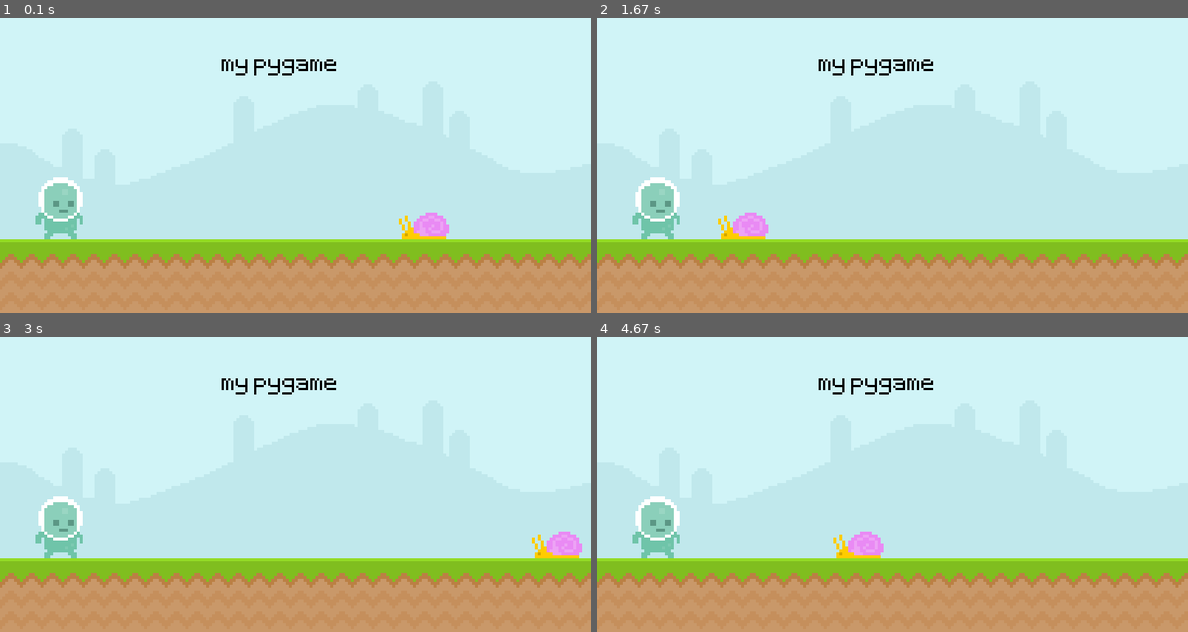
Above: before the commit, frames 1-4 (two rows, left to right).
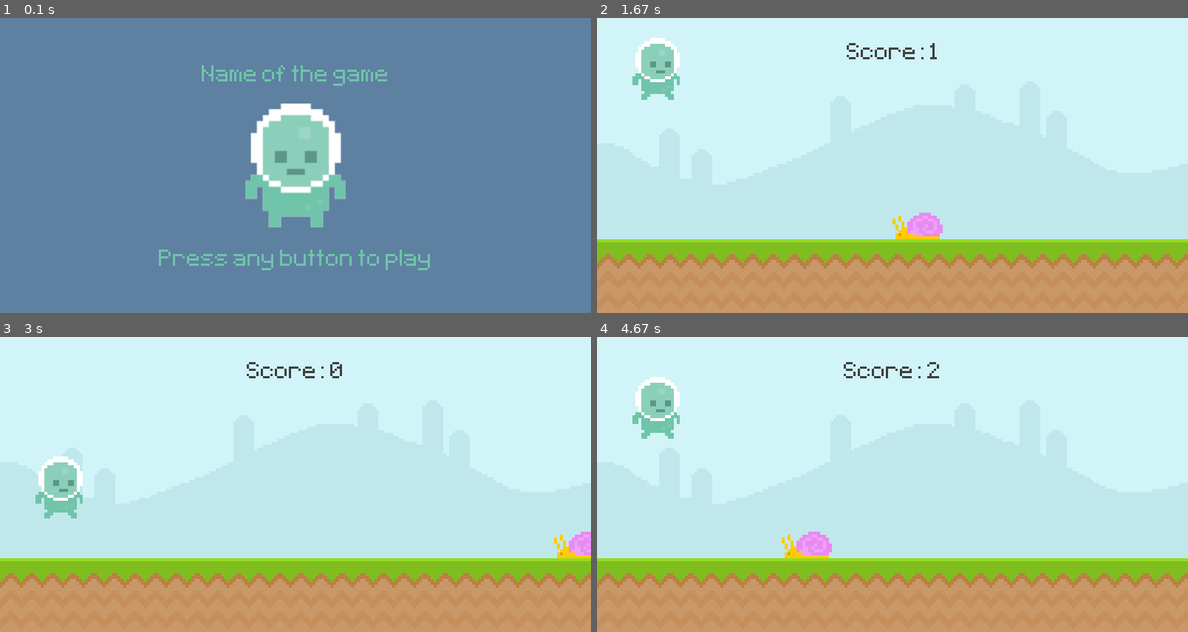
Above: after the commit, the same moments.

Repository: Cubos27/My-first-PyGame
Game: pygame game, started from first_pygame.py
Two runs of this game, one before a commit and one after it. Both use one fixed random seed, a clock stepped at 60 frames per second and the inputs below.
Inputs (mouse positions are in pixels of both pictures, inside the frame that each line leads up to):
- Up to frame 1 (0.1 s): no input
- Up to frame 2 (1.67 s): tap Space at 0.33, 0.67, 1.07, 1.37 s
- Up to frame 3 (3 s): tap Space at 1.9, 2.2, 2.4, 2.83 s; click (59, 525) at 2.95 s
- Up to frame 4 (4.67 s): tap Space at 3.63, 4.47 s

The runs differ from the first frame. In frame 1, 100% of the frame differs, in the area x 0-100%, y 0-100%; in frame 2, 4.2%; in frame 3, 3.4%; in frame 4, 4.2%.

Commit message:
2:20 hours of the video

Diff:
--- a/first_pygame.py
+++ b/first_pygame.py
@@ -1,22 +1,51 @@
 # pylint: skip-file
 import pygame
+
+
+def display_score():
+    current_time = int(pygame.time.get_ticks() / 1000) - start_time
+    score_surf = test_font.render(
+        f'Score: {current_time}', False, (64, 64, 64))
+    score_rect = score_surf.get_rect(center=(400, 50))
+    screen.blit(score_surf, score_rect)
+    return current_time
+
 
 pygame.init()
 screen = pygame.display.set_mode((800, 400))
 pygame.display.set_caption('Runner')
 clock = pygame.time.Clock()
 test_font = pygame.font.Font('font/Pixeltype.ttf', 50)
+game_active = False
+start_time = 0
+score = 0
 
 sky_surface = pygame.image.load('graphics/Sky.png').convert()
 ground_surface = pygame.image.load('graphics/ground.png').convert()
-text_surface = test_font.render('my pygame', False, 'Black')
+
+# score_surf = test_font.render('my pygame', False, (64, 64, 64))
+# score_rect = score_surf.get_rect(midtop=(400, 25))
 
 snail_surf = pygame.image.load('graphics/snail/snail1.png').convert_alpha()
-snail_rect = snail_surf.get_rect(midbottom=(600, 300))
+snail_rect = snail_surf.get_rect(midbottom=(800, 300))
 
 player_surf = pygame.image.load(
     'graphics/player/player_walk_1.png').convert_alpha()
 player_rect = player_surf.get_rect(midbottom=(80, 300))
+player_gravity = 0
+
+# intro screen
+player_stand = pygame.image.load(
+    'graphics/Player/player_stand.png').convert_alpha()
+player_stand = pygame.transform.rotozoom(player_stand, 0, 2)
+player_stand_rect = player_stand.get_rect(center=(400, 200))
+
+title_surf = test_font.render('Name of the game', False, (111, 196, 169))
+title_rect = title_surf.get_rect(center=(400, 80))
+
+instruction_surf = test_font.render(
+    'Press any button to play', False, (111, 196, 169))
+instruction_rect = instruction_surf.get_rect(center=(400, 330))
 
 while True:
     for event in pygame.event.get():
@@ -24,22 +53,66 @@
             pygame.quit()
             exit()
 
-    screen.blit(sky_surface, (0, 0))
-    screen.blit(ground_surface, (0, 300))
-    screen.blit(text_surface, (300, 50))
-    screen.blit(player_surf, player_rect)
+        if game_active:
+            if event.type == pygame.KEYDOWN:
+                if event.key == pygame.K_SPACE and player_rect.bottom >= 300:
+                    player_gravity = -20
 
-    snail_rect.x -= 4
-    if snail_rect.right < 0:
-        snail_rect.left = 800
-    screen.blit(snail_surf, snail_rect)
+            if event.type == pygame.MOUSEBUTTONDOWN and player_rect.bottom >= 300:
+                if player_rect.collidepoint((event.pos)):
+                    player_gravity = -20
+        else:
+            if event.type == pygame.KEYDOWN:
+                game_active = True
+                snail_rect.left = 800
+                start_time = int(pygame.time.get_ticks() / 1000)
 
-    # if player_rect.colliderect(snail_rect):
-    #     print("collision")
+    if game_active:
+        screen.blit(sky_surface, (0, 0))
+        screen.blit(ground_surface, (0, 300))
+        # pygame.draw.rect(screen, '#c0e8ec', score_rect.inflate(10, 10), 0, 20)
+        # screen.blit(score_surf, score_rect)
+        score = display_score()
 
-    mouse_pos = pygame.mouse.get_pos()
-    if player_rect.collidepoint((mouse_pos)):
-        print("It's beeing hover")
+        snail_rect.x -= 5
+        if snail_rect.right < 0:
+            snail_rect.left = 800
+        screen.blit(snail_surf, snail_rect)
+
+        # Player
+        player_gravity += 1
+        player_rect.y += player_gravity
+        if player_rect.bottom >= 300:
+            player_rect.bottom = 300
+        screen.blit(player_surf, player_rect)
+
+        # collision
+        if snail_rect.colliderect(player_rect):
+            game_active = False
+
+        # keys = pygame.key.get_pressed()
+        # if keys[pygame.K_SPACE]:
+        #     print("jump")
+
+        # if player_rect.colliderect(snail_rect):
+        #     print("collision")
+
+        # mouse_pos = pygame.mouse.get_pos()
+        # if player_rect.collidepoint((mouse_pos)):
+        #     print("It's beeing hover")
+    else:
+        # game over screen
+        screen.fill((94, 129, 162))
+        screen.blit(player_stand, player_stand_rect)
+        screen.blit(title_surf, title_rect)
+        score_surf = test_font.render(
+            f'Score: {score}', False, (111, 196, 169))
+        score_rect = score_surf.get_rect(center=(400, 330))
+
+        if score != 0:
+            screen.blit(score_surf, score_rect)
+        else:
+            screen.blit(instruction_surf, instruction_rect)
 
     pygame.display.update()
     clock.tick(60)
Not shown, added: .gitignore
